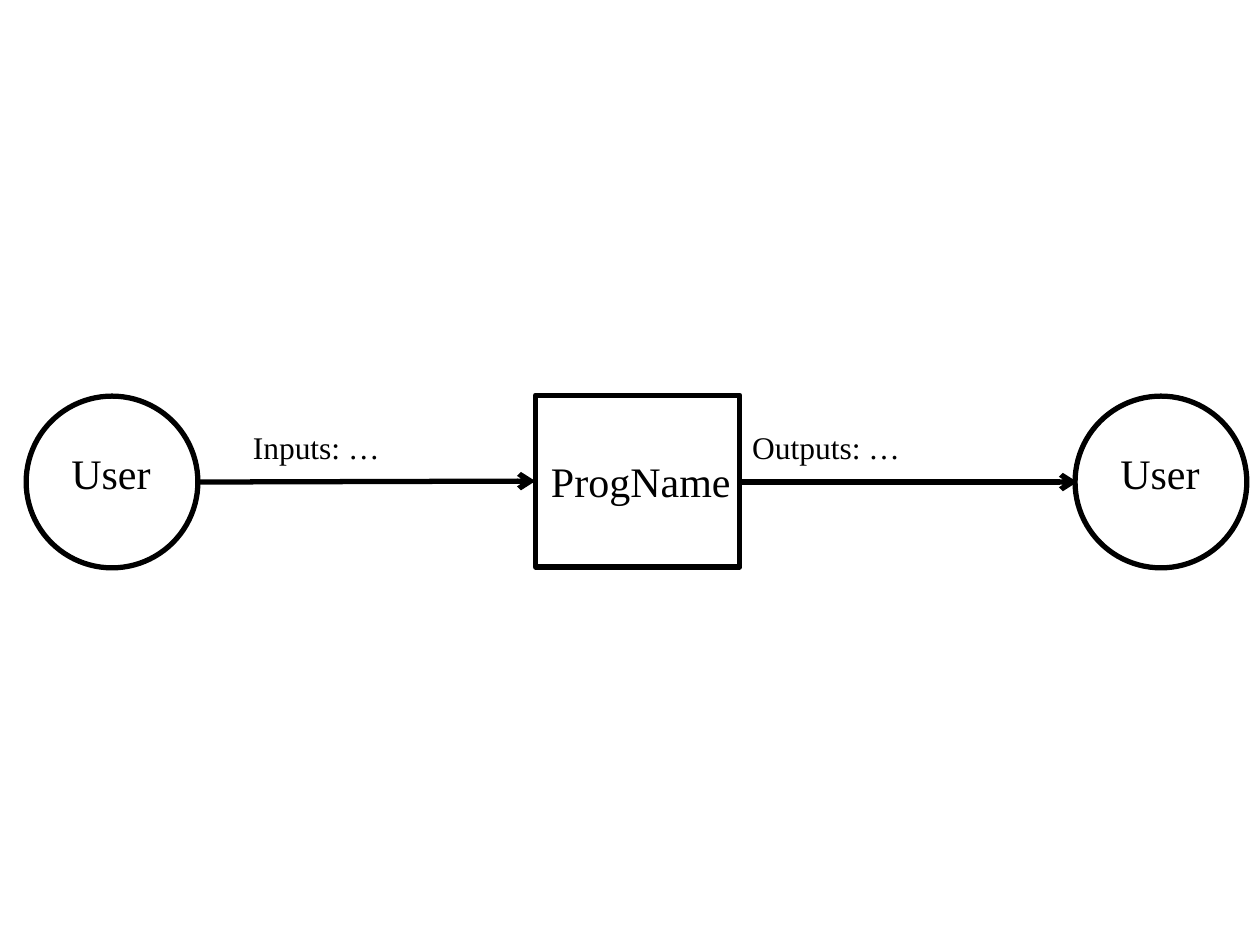
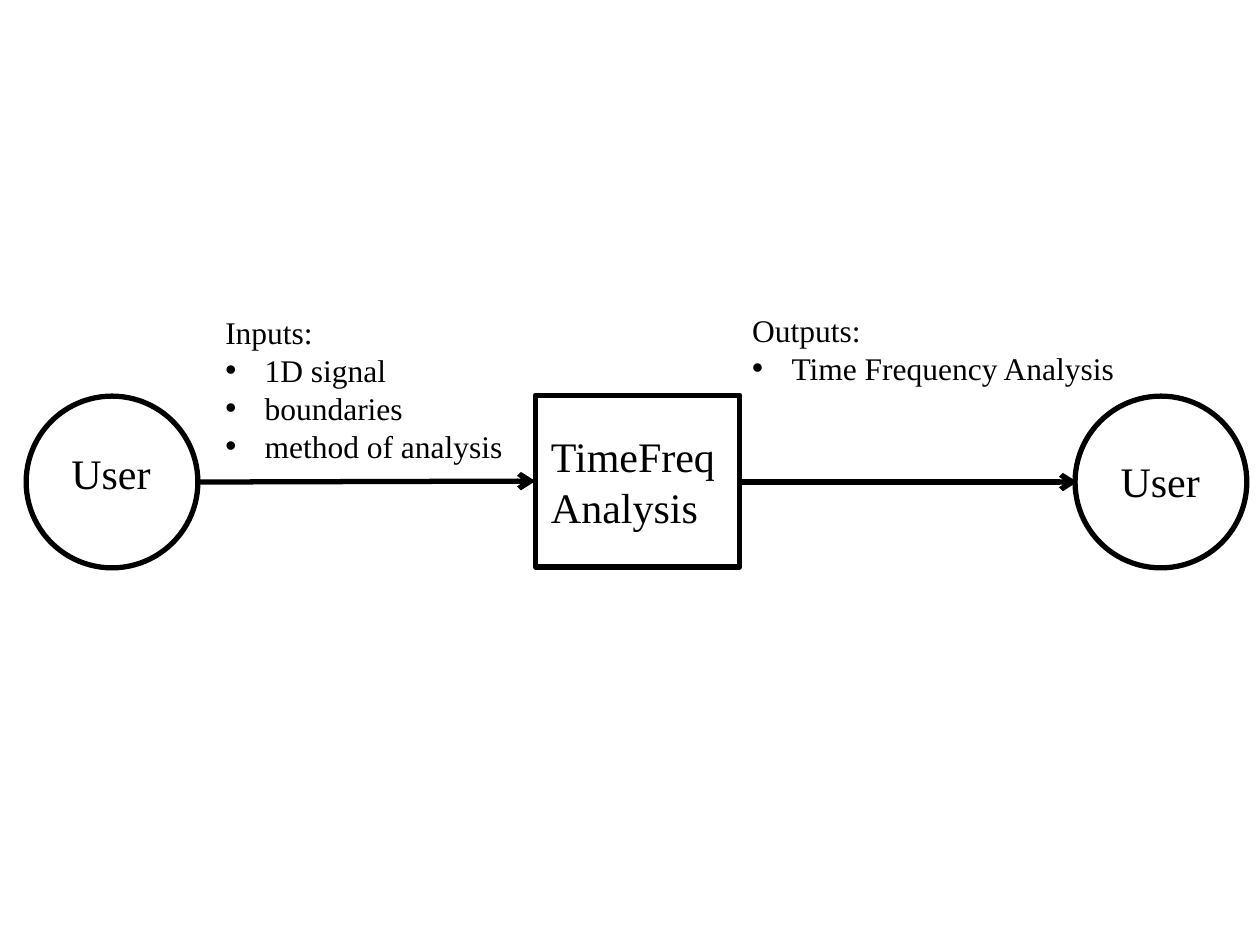
Before and after one commit to liziscool/cas741_project, a slide deck: slide 1 of docs/SRS/SystemContextFigure.pptx. Drawn at 1260x945 pixels with LibreOffice and Linux fonts; fonts in the diff are those of the drawing. Boxes give left, top, right and bottom in pixels: in the first picture for what was removed or moved away, otherwise in the second. Text is boxed around its words. In the diff, an @@ line names an element or a change of style, - is before the commit and + after.

```diff
--- a/docs/SRS/SystemContextFigure.pptx
+++ b/docs/SRS/SystemContextFigure.pptx
@@ text at [225,323,502,464]: text changed @@
-Inputs: …
+Inputs:
+• 1D signal
+• boundaries
+• method of analysis
@@ text at [752,321,1114,386]: text changed @@
-Outputs: …
+Outputs:
+• Time Frequency Analysis
@@ text at [551,469,731,506]: text changed @@
-ProgName
+TimeFreqAnalysis
@@ text "User": place and size @@
-text "User" at [1120,461,1199,490]
+text "User" at [1121,469,1200,498]
```
Also in this commit, not shown: 4 other files.
